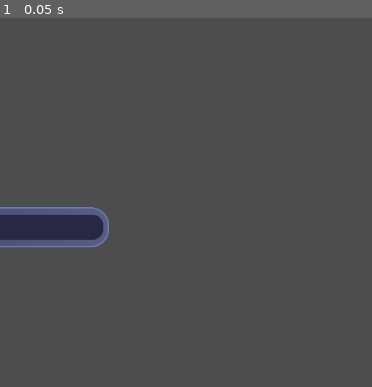
Above: before the commit, frame 1.
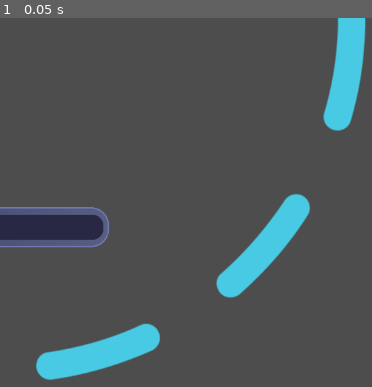
Above: after the commit, the same moment.

Repository: SenaHBHS/planet-xcape
Game: Godot game, scene res://scenes/defense_system/base_defense_system.tscn
Two runs of this game, one before a commit and one after it. Both use one fixed random seed, a clock stepped at 60 frames per second and the inputs below. This scene is started directly instead of the project's main scene.
Inputs:
- Up to frame 1 (0.05 s): no input

The runs differ from the first frame. In frame 1, 7.4% of the frame differs, in the area x 9-99%, y 0-99%.
Error before the commit: Assertion failed: Configure the defense system using .init_defense_system (res://scenes/defense_system/base_defense_system.gd:52)
Error after the commit: Assertion failed: Configure the defense system using .init_defense_system (res://scenes/defense_system/base_defense_system.gd:54)

Commit message:
improved defense system animation

Diff:
--- a/scenes/defense_system/base_defense_system.gd
+++ b/scenes/defense_system/base_defense_system.gd
@@ -29,6 +29,7 @@
 }
 var ELAPSED_TIME_IN_SECONDS = 0 # in seconds
 var ALIEN_BODIES_IN_ATTACK_REGION = []
+var ATTACK_RANGE_SPRITE_SIZE = Vector2(1024, 1024)
 
 # variables used for defense systems that have a load time
 var TIME_TO_WAIT = 0
@@ -46,6 +47,7 @@
 # child nodes used
 @onready var time_bar = $TimeBar
 @onready var attack_range_shape_2d = $AttackRange/CollisionShape2D
+@onready var attack_range_sprite = $AttackRangeSprite
 
 # Called when the node enters the scene tree for the first time.
 func _ready():
@@ -53,6 +55,21 @@
 
 	scale = DEFENSE_SYSTEM_PROPS[SYSTEM_NAME]["scale"]
 	attack_range_shape_2d.shape.radius = DEFENSE_SYSTEM_PROPS[SYSTEM_NAME]["attack_range_radius"]
+
+	# displaying the attack range sprite
+	var attack_range_sprite_scale_factor = (attack_range_shape_2d.shape.radius * 2) / ATTACK_RANGE_SPRITE_SIZE.x
+	attack_range_sprite.scale = Vector2(attack_range_sprite_scale_factor, attack_range_sprite_scale_factor)
+	if SYSTEM_NAME != "electro":
+		attack_range_sprite.visible = true
+	else:
+		attack_range_sprite.visible = false
+
+	# displaying the time bar
+	if SYSTEM_NAME != "electro_grenade":
+		time_bar.visible = true
+	else:
+		time_bar.visible = false
+
 	# initialising the defense system scene
 	match SYSTEM_NAME:
 		"electro":
--- a/scenes/defense_system/base_defense_system.tscn
+++ b/scenes/defense_system/base_defense_system.tscn
@@ -1,11 +1,12 @@
-[gd_scene load_steps=5 format=3 uid="uid://pxkvq8b8lq87"]
+[gd_scene load_steps=6 format=3 uid="uid://pxkvq8b8lq87"]
 
 [ext_resource type="Script" path="res://scenes/defense_system/base_defense_system.gd" id="1_g1fgs"]
 [ext_resource type="Texture2D" uid="uid://ct6sfmderyy6h" path="res://assets/ui/health_bars/Inventory Under.png" id="2_4g34t"]
 [ext_resource type="Texture2D" uid="uid://d1w3xmm4p6kua" path="res://assets/ui/health_bars/Inventory Progress.png" id="3_svedp"]
+[ext_resource type="Texture2D" uid="uid://mt0u0n24sfmt" path="res://assets/sprites/defense_systems/Defense System Range.png" id="4_wrpod"]
 
 [sub_resource type="CircleShape2D" id="CircleShape2D_50qd3"]
-radius = 389.046
+radius = 512.0
 
 [node name="BaseDefenseSystem" type="Node2D"]
 script = ExtResource("1_g1fgs")
@@ -32,5 +33,9 @@
 texture_under = ExtResource("2_4g34t")
 texture_progress = ExtResource("3_svedp")
 
+[node name="AttackRangeSprite" type="Sprite2D" parent="."]
+z_index = -1
+texture = ExtResource("4_wrpod")
+
 [connection signal="body_entered" from="AttackRange" to="." method="_on_attack_range_body_entered"]
 [connection signal="body_exited" from="AttackRange" to="." method="_on_attack_range_body_exited"]
--- a/scenes/defense_system/defense_system_types/electro.tscn
+++ b/scenes/defense_system/defense_system_types/electro.tscn
@@ -13,6 +13,21 @@
 "name": &"idle",
 "speed": 5.0
 }]
+
+[sub_resource type="Animation" id="Animation_iwrky"]
+length = 0.001
+tracks/0/type = "value"
+tracks/0/imported = false
+tracks/0/enabled = true
+tracks/0/path = NodePath(".:position")
+tracks/0/interp = 1
+tracks/0/loop_wrap = true
+tracks/0/keys = {
+"times": PackedFloat32Array(0),
+"transitions": PackedFloat32Array(1),
+"update": 0,
+"values": [Vector2(0, 0)]
+}
 
 [sub_resource type="Animation" id="Animation_nygxc"]
 resource_name = "active"
@@ -31,21 +46,6 @@
 "values": [Vector2(0, 0), Vector2(0, -50), Vector2(0, 0)]
 }
 
-[sub_resource type="Animation" id="Animation_iwrky"]
-length = 0.001
-tracks/0/type = "value"
-tracks/0/imported = false
-tracks/0/enabled = true
-tracks/0/path = NodePath(".:position")
-tracks/0/interp = 1
-tracks/0/loop_wrap = true
-tracks/0/keys = {
-"times": PackedFloat32Array(0),
-"transitions": PackedFloat32Array(1),
-"update": 0,
-"values": [Vector2(0, 0)]
-}
-
 [sub_resource type="AnimationLibrary" id="AnimationLibrary_nw2fp"]
 _data = {
 "RESET": SubResource("Animation_iwrky"),
--- a/scenes/defense_system/defense_system_types/electro_grenade.tscn
+++ b/scenes/defense_system/defense_system_types/electro_grenade.tscn
@@ -13,6 +13,21 @@
 "name": &"idle",
 "speed": 5.0
 }]
+
+[sub_resource type="Animation" id="Animation_iwrky"]
+length = 0.001
+tracks/0/type = "value"
+tracks/0/imported = false
+tracks/0/enabled = true
+tracks/0/path = NodePath(".:position")
+tracks/0/interp = 1
+tracks/0/loop_wrap = true
+tracks/0/keys = {
+"times": PackedFloat32Array(0),
+"transitions": PackedFloat32Array(1),
+"update": 0,
+"values": [Vector2(0, 0)]
+}
 
 [sub_resource type="Animation" id="Animation_nygxc"]
 resource_name = "active"
@@ -31,21 +46,6 @@
 "values": [Vector2(0, 0), Vector2(0, -50), Vector2(0, 0)]
 }
 
-[sub_resource type="Animation" id="Animation_iwrky"]
-length = 0.001
-tracks/0/type = "value"
-tracks/0/imported = false
-tracks/0/enabled = true
-tracks/0/path = NodePath(".:position")
-tracks/0/interp = 1
-tracks/0/loop_wrap = true
-tracks/0/keys = {
-"times": PackedFloat32Array(0),
-"transitions": PackedFloat32Array(1),
-"update": 0,
-"values": [Vector2(0, 0)]
-}
-
 [sub_resource type="AnimationLibrary" id="AnimationLibrary_nw2fp"]
 _data = {
 "RESET": SubResource("Animation_iwrky"),
Binary file added: assets/sprites/defense_systems/Defense System Range.png
Not shown, added: assets/sprites/defense_systems/Defense System Range.png.import
